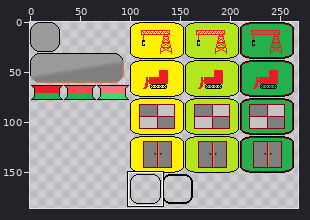
Two states of a sprite sheet, res/gui.png. The picture above shows the old version from afar; the outline marks the close-up.
Close-up. The starting point:
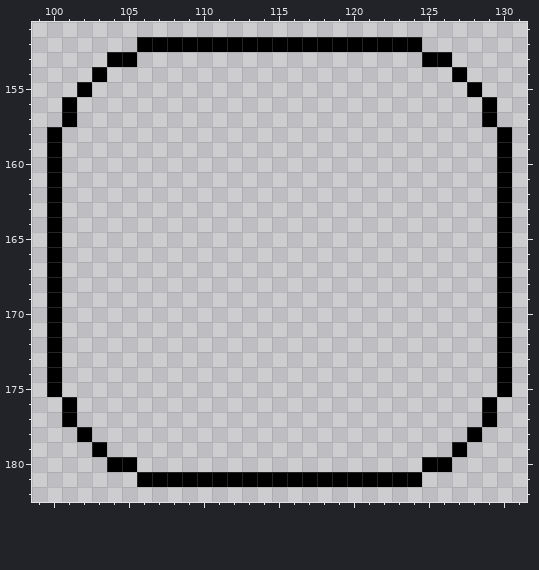
The file is 512x256 pixels. Colours within 5 levels of each other are drawn and written as one. Shown: x 99..131, y 151..182. The wide view leaves out empty margins. The commit also changed other parts of the picture, which this record leaves out.
Once edited:
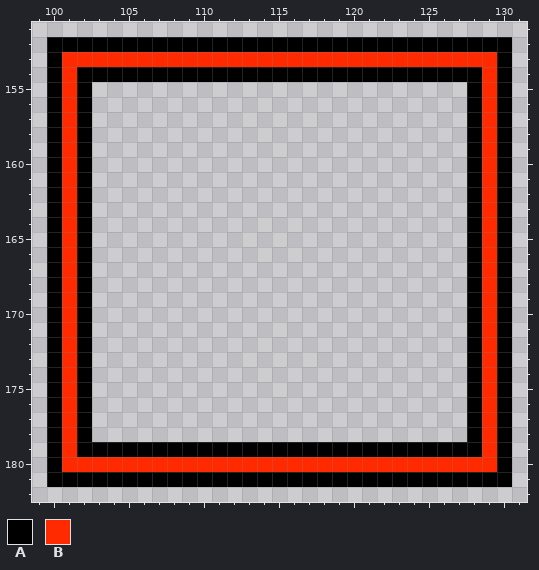
Palette (. is transparent): A #000000  B #ff2a00
Edits made:
y 152: x 100..105 ...... -> AAAAAA; x 125..130 ...... -> AAAAAA
y 153: x 100..130 ....AA...................AA.... -> ABBBBBBBBBBBBBBBBBBBBBBBBBBBBBA
y 154: x 100..102 ... -> ABA; x 104..126 ....................... -> AAAAAAAAAAAAAAAAAAAAAAA; x 128..130 ... -> ABA
y 155: x 100..101 .. -> AB; x 129..130 .. -> BA
y 156..157: x 100..102 .A. -> ABA; x 128..130 .A. -> ABA
y 158..175: x 101..102 .. -> BA; x 128..129 .. -> AB
y 176..177: x 100..102 .A. -> ABA; x 128..130 .A. -> ABA
y 178: x 100..101 .. -> AB; x 129..130 .. -> BA
y 179: x 100..102 ... -> ABA; x 104..126 ....................... -> AAAAAAAAAAAAAAAAAAAAAAA; x 128..130 ... -> ABA
y 180: x 100..130 ....AA...................AA.... -> ABBBBBBBBBBBBBBBBBBBBBBBBBBBBBA
y 181: x 100..105 ...... -> AAAAAA; x 125..130 ...... -> AAAAAA
Boxes around the changes in both close-ups, in picture pixels (x1, y1, x2, y2):
changed: (47, 37, 512, 487)
